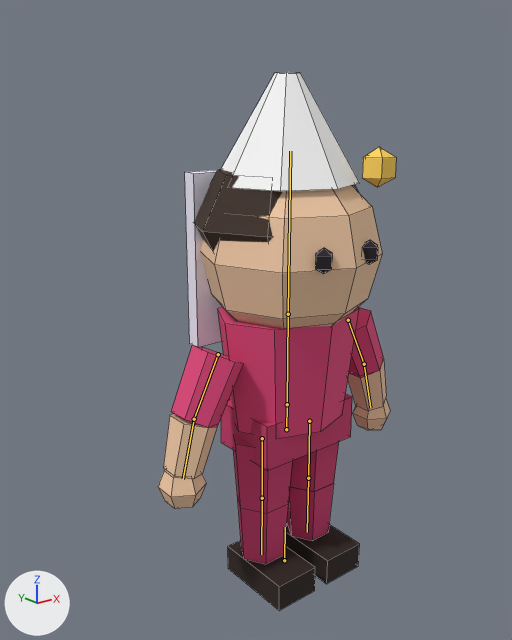
The Blender file assets/game-modes/mahalle-halayi/source-blend/character.blend: old version first, new version second.
Rendered twice from a 50 mm lens placed at (-1.559, -1.769, 1.715), pointed at (-0.159, -0.019, 1.015). Arrows for +X, +Y and +Z are at lower left; the lights stay in place. The older version comes first. The bones that bend it are drawn over the model as lines. Mesh edges are drawn as thin lines.

Objects in the first picture: 'Character_gelin'.
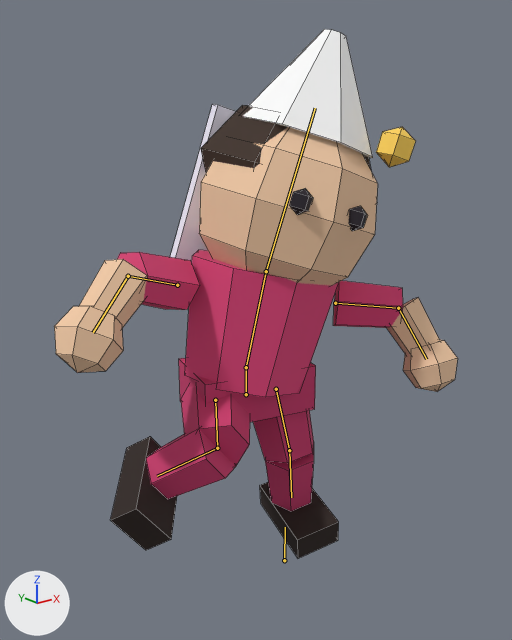
The newer file adds an action. The first version stands in its rest pose; the second is drawn at frame 4 of the action 'step_right'.

What differs and where, as boxes (x1, y1, x2, y2) in the pictures (512 x 640 px):
'Character_gelin', posed (69% wider)
    before: (158, 72, 396, 611)
    after: (54, 29, 458, 558)
bone 'Hips', root to tip
    before: (286, 429) to (287, 404)
    after: (246, 394) to (246, 367)
bone 'Spine', root to tip
    before: (287, 404) to (288, 314)
    after: (246, 367) to (266, 271)
bone 'Head', root to tip
    before: (288, 314) to (290, 151)
    after: (266, 271) to (315, 108)
bone 'UpperArm.L', root to tip
    before: (348, 320) to (364, 364)
    after: (335, 303) to (398, 308)
bone 'LowerArm.L', root to tip
    before: (364, 364) to (370, 407)
    after: (398, 308) to (426, 359)
bone 'UpperArm.R', root to tip
    before: (218, 354) to (194, 419)
    after: (177, 285) to (128, 276)
bone 'LowerArm.R', root to tip
    before: (194, 419) to (183, 479)
    after: (128, 276) to (93, 332)
bone 'UpperLeg.L', root to tip
    before: (309, 421) to (308, 478)
    after: (276, 389) to (289, 450)
bone 'LowerLeg.L', root to tip
    before: (308, 478) to (307, 532)
    after: (289, 450) to (291, 497)
bone 'UpperLeg.R', root to tip
    before: (262, 438) to (262, 498)
    after: (215, 400) to (217, 448)
bone 'LowerLeg.R', root to tip
    before: (262, 498) to (261, 554)
    after: (217, 448) to (157, 476)

The change in detail:
Bone 'Root' (bone_root) turns from (0, 0, 0) to (0, -14, 0) degrees about its own x, y and z.
Bone 'Hips' (bone_hips) moves from (0.0, 0.0, 0.0) to (-0.16, 0.168, 0.0).
Bone 'Spine' (bone_spine) turns from (0, 0, 0) to (0, 0, -13) degrees about its own x, y and z.
Bone 'Head' (bone_head) turns from (0, 0, 0) to (0, 0, -6) degrees about its own x, y and z.
Bone 'UpperArm.L' (bone_upperarm_l) turns from (0, 0, 0) to (-2, 0, -74) degrees about its own x, y and z.
Bone 'LowerArm.L' (bone_lowerarm_l) turns from (0, 0, 0) to (-8, 0, 44) degrees about its own x, y and z.
Bone 'UpperArm.R' (bone_upperarm_r) turns from (0, 0, 0) to (-2, 0, 74) degrees about its own x, y and z.
Bone 'LowerArm.R' (bone_lowerarm_r) turns from (0, 0, 0) to (-8, 0, -44) degrees about its own x, y and z.
Bone 'UpperLeg.L' (bone_upperleg_l) turns from (0, 0, 0) to (-9, 0, -9) degrees about its own x, y and z.
Bone 'LowerLeg.L' (bone_lowerleg_l) turns from (0, 0, 0) to (22, 0, 0) degrees about its own x, y and z.
Bone 'UpperLeg.R' (bone_upperleg_r) turns from (0, 0, 0) to (-65, 0, 53) degrees about its own x, y and z.
Bone 'LowerLeg.R' (bone_lowerleg_r) turns from (0, 0, 0) to (96, 0, 0) degrees about its own x, y and z.
